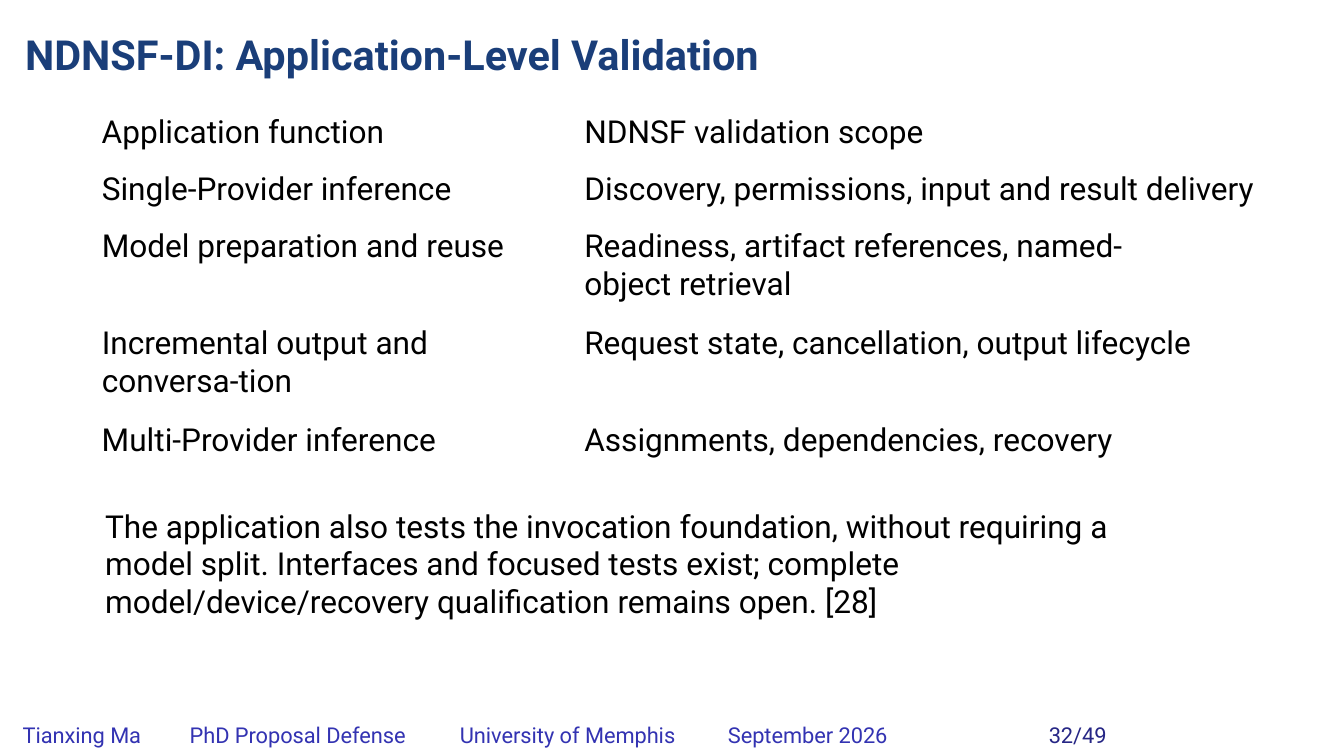
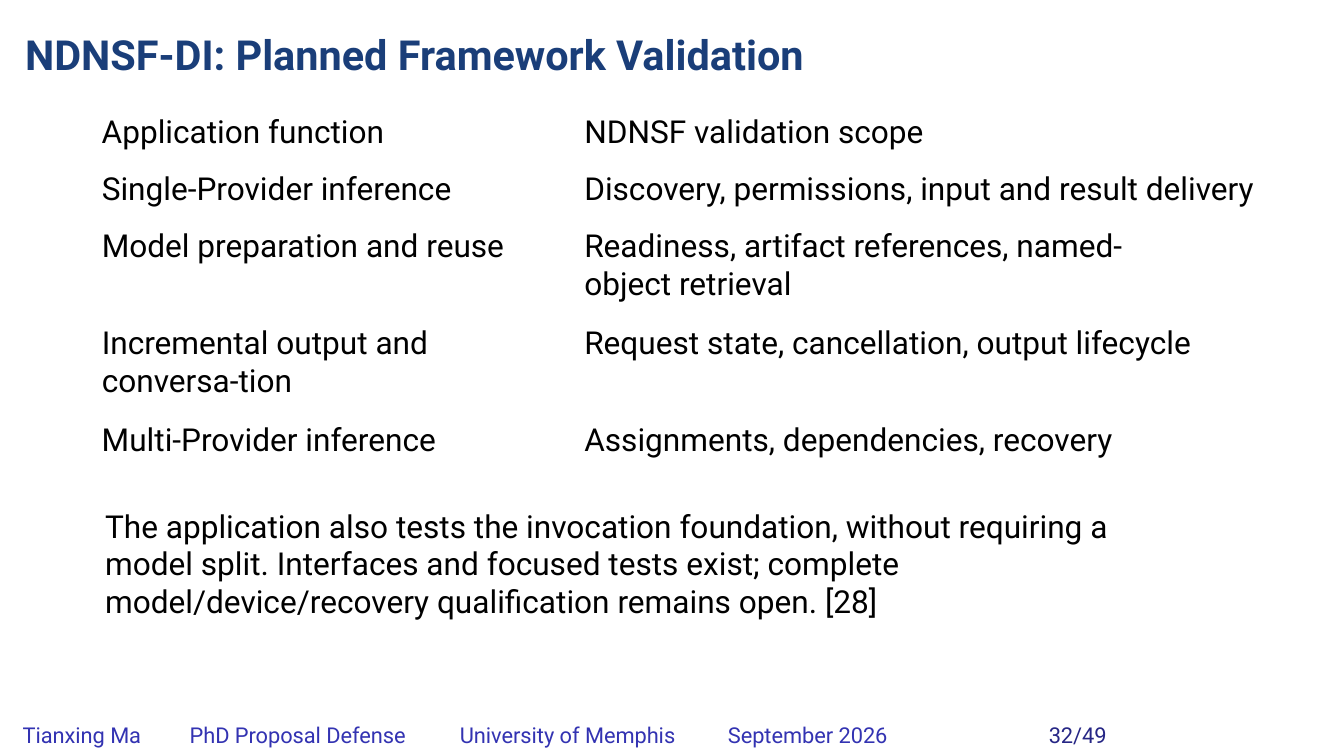
Before and after one commit to matianxing1992/NDN_Service_Framework, a slide deck: slide 32 of docs/PAPER/proposal-defense/slides/NDNSF_proposal_hybrid_editable.pptx. Drawn at 1344x756 pixels with LibreOffice and Linux fonts; fonts in the diff are those of the drawing; background and template pictures are left out. Boxes give left, top, right and bottom in pixels: in the first picture for what was removed or moved away, otherwise in the second. Text is boxed around its words. In the diff, an @@ line names an element or a change of style, - is before the commit and + after.

```diff
--- a/docs/PAPER/proposal-defense/slides/NDNSF_proposal_hybrid_editable.pptx
+++ b/docs/PAPER/proposal-defense/slides/NDNSF_proposal_hybrid_editable.pptx
@@ text at [25, 39, 803, 71]: text changed @@
-NDNSF-DI: Application-Level Validation
+NDNSF-DI: Planned Framework Validation
```
Also in this commit, not shown: 10 other slides changed, 23 other files.
